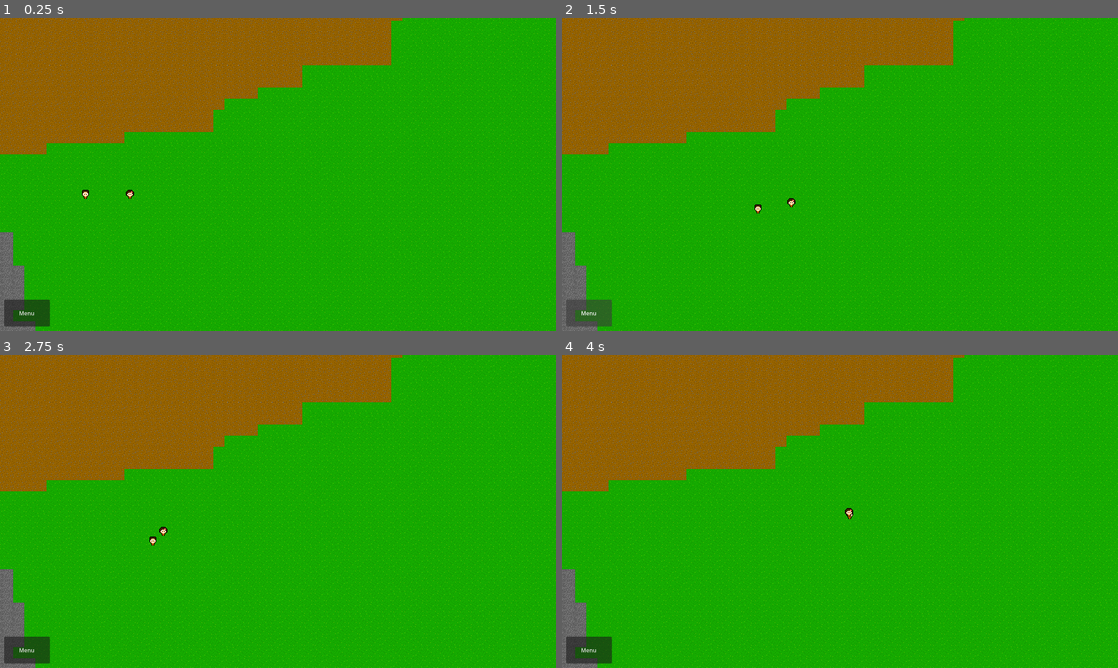
Above: before the commit, frames 1-4 (two rows, left to right).
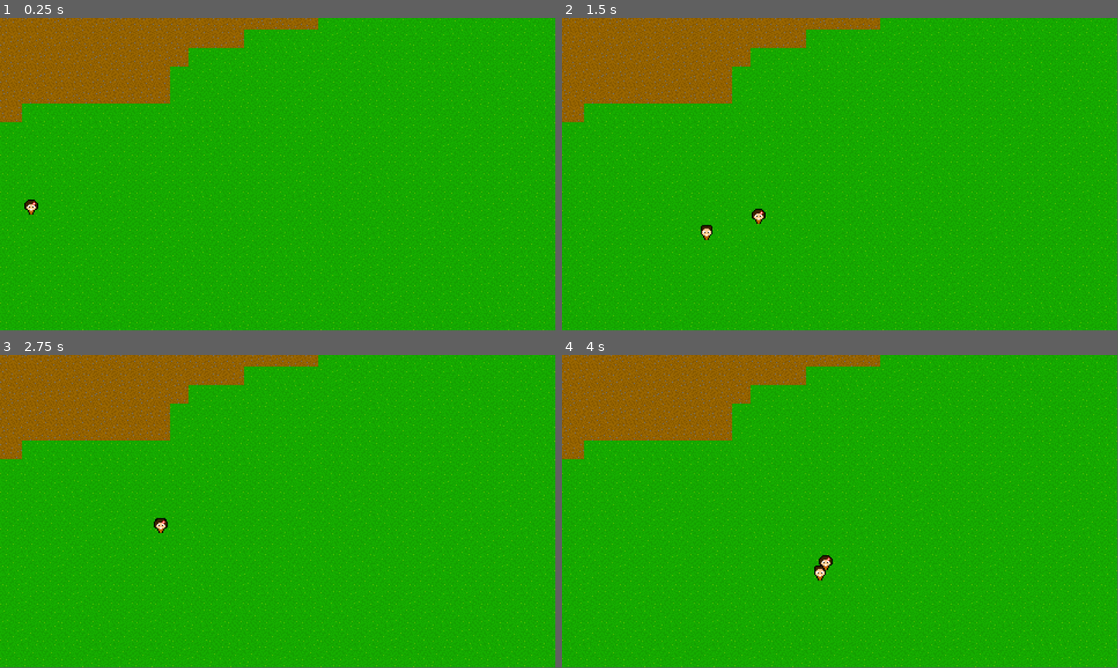
Above: after the commit, the same moments.

Repository: nookaeo/econ-village
Game: Godot game, scene res://scenes/core/world.tscn
Same seed, same stepped clock (60 frames per second), same inputs: the game is played once before the commit and once after it.
Inputs (mouse positions are in pixels of both pictures, inside the frame that each line leads up to):
- Up to frame 1 (0.25 s): no input
- Up to frame 2 (1.5 s): tap Enter at 0.5 s; move the mouse to (962, 158) at 0.52 s; click (962, 158) at 0.67 s; click (589, 312) at 1.25 s, where only the run before the commit has a clickable "Menu"
- Up to frame 3 (2.75 s): move the mouse to (166, 527) at 2.02 s; click (166, 527) at 2.17 s
- Up to frame 4 (4 s): move the mouse to (895, 442) at 2.77 s; click (895, 442) at 2.92 s; move the mouse to (812, 574) at 3.52 s; click (812, 574) at 3.67 s
In our replay, the window is 800x450 before the commit and 799x449 after it. These sizes can differ from the game's own. Grey fills any space a smaller window leaves; there, only what the larger window draws over its background counts as a difference.

The runs differ from the first frame. In frame 1, 17% of the frame differs, in the area x 0-100%, y 0-100%; in frame 2, 17%; in frame 3, 16%; in frame 4, 17%.

Commit message:
setting: change Screen size

Diff:
--- a/project.godot
+++ b/project.godot
@@ -27,8 +27,8 @@
 
 [display]
 
-window/size/viewport_width=1600
-window/size/viewport_height=900
+window/size/viewport_width=960
+window/size/viewport_height=540
 window/size/resizable=false
 window/size/borderless=true
 
